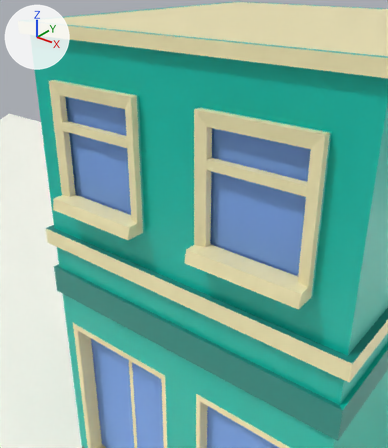
A saved change to the glTF model public/assets/models/buildingScene.gltf.
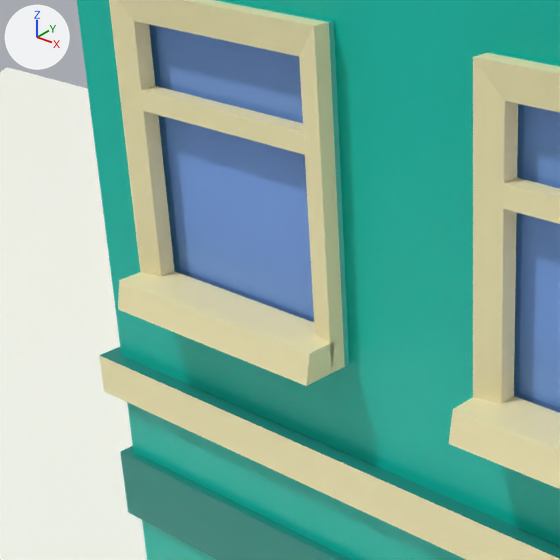
Each version appears first from a camera (50 mm lens) standing at (3.27, -3.72, 7.06) and looking at (-0.1, 0.49, 4.45), and next in a close-up on the part from 2% to 59% of the width and 19% to 69% of the height. The lights are fixed; the arrows at upper left show +X, +Y and +Z. Where no turn or scale is listed for an object, it has been applied to the vertices.

Script lines for the objects in view, before the commit:
```python
me_cube = bpy.data.meshes.new('Cube')
me_cube.from_pydata(...)  # 290 vertices, 576 faces; spans x -2.08..2.08, y -1.08..3.08, z -1.0..3.0
# faces by material slot: [119, 260, 39, 118, 40]
me_cube.materials.append(mat_material)  # beige #f1e7b6
me_cube.materials.append(mat_material_001)  # cyan #00bdaa
me_cube.materials.append(mat_material_002)  # blue #77a2e7
me_cube.materials.append(mat_material_005)  # cyan #1c897e
me_cube.materials.append(mat_material_007)  # brown #635f4a
me_cube_001 = bpy.data.meshes.new('Cube.001')
me_cube_001.from_pydata(...)  # 324 vertices, 664 faces; spans x -2.08..2.08, y -2.26..2.08, z 0.0..2.5
# faces by material slot: [256, 328, 80]
me_cube_001.materials.append(mat_material)  # beige #f1e7b6
me_cube_001.materials.append(mat_material_001)  # cyan #00bdaa
me_cube_001.materials.append(mat_material_002)  # blue #77a2e7
me_plane = bpy.data.meshes.new('Plane')
me_plane.from_pydata([(-2.17, -1.0, 0.0), (2.17, -1.0, 0.0), (-0.72, 1.0, 0.0), (0.72, 1.0, 0.0)], [], [(0, 1, 3), (0, 3, 2)])
me_plane.materials.append(mat_material_008)  # white #fdfff4
ob_building0 = bpy.data.objects.new('building0', me_cube)
ob_building0.location = (0.0, 1.0, 1.0)
ob_building1 = bpy.data.objects.new('building1', me_cube_001)
ob_building1.location = (0.0, 2.0, 4.0)
ob_floor = bpy.data.objects.new('floor', me_plane)
ob_floor.location = (0.0, 2.0, 0.0)
ob_floor.scale = (-9.95, -9.95, -9.95)
```
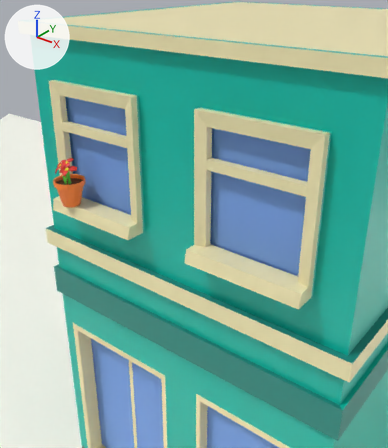
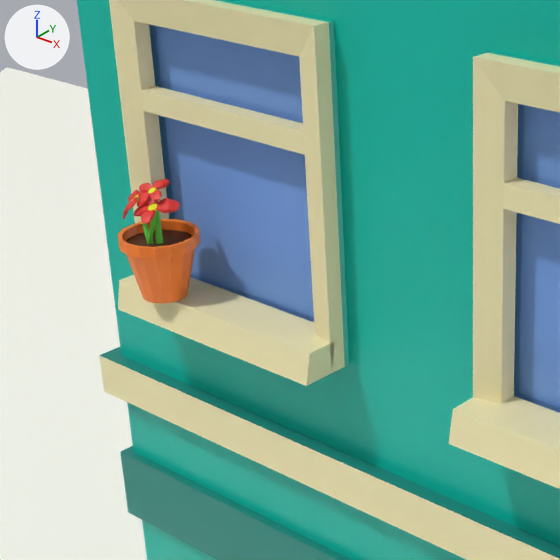
Location of each change, [x1, y1, x2, y2] in pixels of the close-ups (560 x 560 px):
'vaso', added (orange): after [118, 179, 200, 303]
    faces in mat_material_009 (orange #ff822e): [118, 219, 200, 303]
    faces in mat_material_012 (red #e73731): [122, 179, 179, 224]
    faces in mat_material_010 (brown #52260f): [126, 230, 193, 247]
    faces in mat_material_green (green #70e74d): [140, 211, 163, 244]

Edits to the bpy script that builds the scene:
```text
Add mat_material_009:
    mat_material_009 = principled_material('Material.009')
    mat_material_009.base_color = (1.0, 0.224, 0.0279)  # orange #ff822f
Add mat_material_012:
    mat_material_012 = principled_material('Material.012')
    mat_material_012.base_color = (0.8, 0.0383, 0.0309)  # red #e73731
Add mat_material_010:
    mat_material_010 = principled_material('Material.010')
    mat_material_010.base_color = (0.0835, 0.0195, 0.00497)  # brown #52260f
Add mat_material_011:
    mat_material_011 = principled_material('Material.011')
    mat_material_011.base_color = (0.8, 0.781, 0.00686)  # yellow #e7e514
Add mat_material_green:
    mat_material_green = principled_material('Material.green')
    mat_material_green.base_color = (0.163, 0.8, 0.0743)  # green #70e74d
Add me_cylinder_001:
    me_cylinder_001.from_pydata(...)  # 750 vertices, 1400 faces; spans x -1.77..1.77, y -1.77..1.77, z -5.25..0.0
    # faces by material slot: [174, 32, 192, 186, 816]
    me_cylinder_001.materials.append(mat_material_009)  # orange #ff822f
    me_cylinder_001.materials.append(mat_material_010)  # brown #52260f
    me_cylinder_001.materials.append(mat_material_green)  # green #70e74d
    me_cylinder_001.materials.append(mat_material_011)  # yellow #e7e514
    me_cylinder_001.materials.append(mat_material_012)  # red #e73731
Add ob_vaso:
    ob_vaso = bpy.data.objects.new('vaso', me_cylinder_001)
    ob_vaso.location = (-1.309, -0.215, 4.6)
    ob_vaso.scale = (-0.0999, -0.0999, -0.0999)
```
